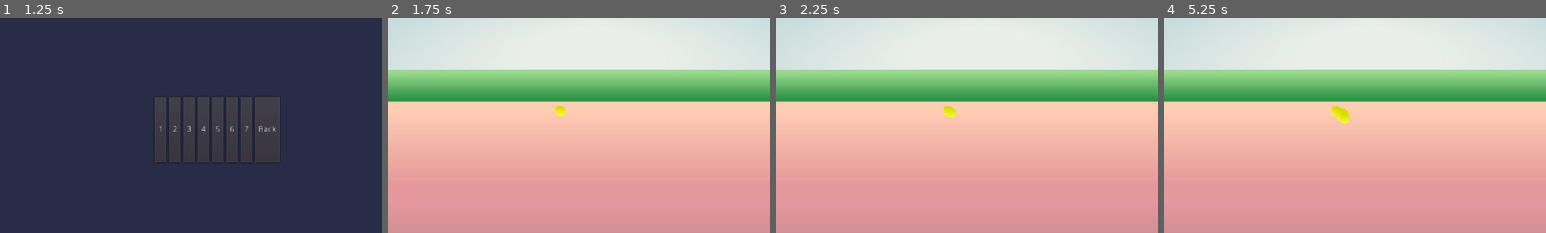
Above: before the commit, frames 1-4 (left to right).
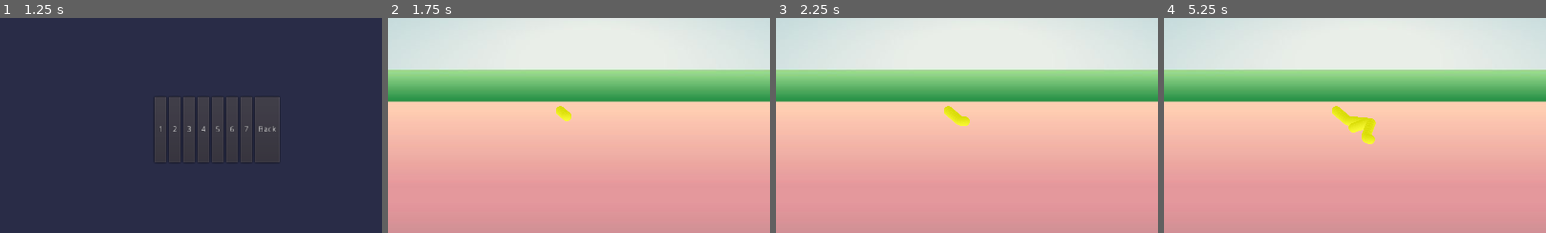
Above: after the commit, the same moments.

Repository: RootsGame/RootGame
Game: Godot game, scene res://Menu.tscn
Two runs of this game, one before a commit and one after it. Both use one fixed random seed, a clock stepped at 60 frames per second and the inputs below.
Inputs (mouse positions are % of the whole screen's width and height, from its top left):
- Up to frame 1 (1.25 s): click "Select Level" at 0.5 s
- Up to frame 2 (1.75 s): click "1" at 1.25 s
- Up to frame 3 (2.25 s): tap Enter at 2 s; move the mouse to (72, 45) at 2.02 s; press the mouse at (72, 45) at 2.03 s
- Up to frame 4 (5.25 s): tap Space at 2.75, 4.25 s; move the mouse to (30, 55) at 2.77 s; release the mouse at (30, 55) at 2.78 s; click (30, 55) at 2.85 s; tap Enter at 3.5, 5 s; move the mouse to (60, 28) at 3.52 s; press the mouse at (60, 28) at 3.53 s; move the mouse to (45, 70) at 4.27 s; release the mouse at (45, 70) at 4.28 s; click (45, 70) at 4.35 s; move the mouse to (80, 65) at 5.02 s; press the mouse at (80, 65) at 5.03 s
The pictures show only the part of the screen within x 23-73%, y 18-68%; the shares and areas given below are measured in that part.

Frame 1 is identical in both runs. In frame 2, 0.1% of the frame differs, in the area x 43-48%, y 40-48%; in frame 3, 0.2%; in frame 4, 0.7%, in the area x 43-56%, y 40-59%.

Commit message:
Add multi root growning

Diff:
--- /dev/null
+++ b/Character.gd
@@ -0,0 +1,6 @@
+extends Sprite
+
+export(bool) var isMoving = false
+
+func _ready():
+	pass
--- a/Level/navigation.gd
+++ b/Level/navigation.gd
@@ -3,17 +3,19 @@
 export(PackedScene) var root_scene = preload("res://Level/root.tscn")
 
 
-export(float) var character_speed = 10.0
+export(float) var character_speed = 40.0
 var path = []
+var characterArray = []
 var moving = false
 
 var map
 var update_time : float = 1.0/10.0
 var running_time : float = 0.0
 
+var grownDistance = 0
+var newRoot = 600
 
 onready var character = $Character
-
 
 func _ready():
 	# use call deferred to make sure the entire SceneTree Nodes are setup
@@ -29,14 +31,35 @@
 
 	if running_time >= update_time :
 		spawn_root(character.position)
+		if characterArray.size() > 0 :
+			for item in characterArray :
+				spawn_root(item.position)
 		running_time = 0.0
 
-	move_along_path(walk_distance)
+	move_along_path(walk_distance, character)
+
+	if characterArray.size() > 0 :
+		for item in characterArray :
+			get_node("EndRoute/PathFollow2D").set_offset(randi())
+			move_along_path(walk_distance, item, _update_navigation_path(item.position, get_node("EndRoute/PathFollow2D").position, true))
+
+	grownDistance += 1
+
+	if 	grownDistance >= newRoot * (characterArray.size() + 1) :
+		spawn_new_root(character.position)
+		grownDistance = 0
+
+	if !character.isMoving :
+		get_node("EndRoute/PathFollow2D").set_offset(randi())
+		_update_navigation_path(character.position, get_node("EndRoute/PathFollow2D").position)
+
+	if characterArray.size() > 0 :
+		for item in characterArray :
+			if !item.isMoving :
+				get_node("EndRoute/PathFollow2D").set_offset(randi())
+				_update_navigation_path(item.position, get_node("EndRoute/PathFollow2D").position, true)
+
 	update()
-
-	get_node("EndRoute/PathFollow2D").set_offset(randi())
-	if !moving :
-		_update_navigation_path(character.position, get_node("EndRoute/PathFollow2D").position)
 
 
 # The "click" event is a custom input action defined in
@@ -67,36 +90,63 @@
 	yield(get_tree(), "physics_frame")
 
 
-func move_along_path(distance):
+func move_along_path(distance, character, pathParameter = null):
 	var last_point = character.position
+	var actualPath = []
 
-	while path.size():
-		moving = true
-		var distance_between_points = last_point.distance_to(path[0])
+	if pathParameter != null:
+		actualPath = pathParameter
+	else :
+		actualPath = path
+
+	while actualPath.size():
+		character.isMoving = true
+		var distance_between_points = last_point.distance_to(actualPath[0])
 		# The position to move to falls between two points.
 		if distance <= distance_between_points:
-			character.position = last_point.linear_interpolate(path[0], distance / distance_between_points)
+			character.position = last_point.linear_interpolate(actualPath[0], distance / distance_between_points)
 			return
 		# The position is past the end of the segment.
 		distance -= distance_between_points
-		last_point = path[0]
-		path.remove(0)
+		last_point = actualPath[0]
+		actualPath.remove(0)
 	# The character reached the end of the path.
 	character.position = last_point
-	moving = false
+	character.isMoving = false
 
 	set_process(false)
 
 
-func _update_navigation_path(start_position, end_position):
+func _update_navigation_path(start_position, end_position, child = false):
 	# map_get_path is part of the avigation2DServer class.
 	# It returns a PoolVector2Array of points that lead you
 	# from the start_position to the end_position.
-	path = Navigation2DServer.map_get_path(map,start_position, end_position, true)
-	# The first point is always the start_position.
-	# We don't need it in this example as it corresponds to the character's position.
-	path.remove(0)
+
+	var subPath
+
+	if !child :
+		path = Navigation2DServer.map_get_path(map,start_position, end_position, true)
+		# The first point is always the start_position.
+		# We don't need it in this example as it corresponds to the character's position.
+		path.remove(0)
+	else :
+		subPath = Navigation2DServer.map_get_path(map,start_position, end_position, true)
+		# The first point is always the start_position.
+		# We don't need it in this example as it corresponds to the character's position.
+		subPath.remove(0)
+
 	set_process(true)
+
+	return subPath
+
+#func getNavigationsMaps(start_position, end_position) :
+#
+#	subPath = Navigation2DServer.map_get_path(map,start_position, end_position, true)
+#	# The first point is always the start_position.
+#	# We don't need it in this example as it corresponds to the character's position.
+#	path.remove(0)
+#
+#	return Navigation2DServer.map_get_path(map,start_position, end_position, true).remove(0)
 
 
 func _draw():
@@ -110,3 +160,12 @@
 	var instance = root_scene.instance()
 	instance.global_position = position
 	add_child(instance)
+
+
+func spawn_new_root(position):
+	var existing_sprite = get_node("Character")
+	var new_sprite = existing_sprite.duplicate()
+	new_sprite.global_position = position
+	new_sprite.isMoving = false
+	characterArray.append(new_sprite)
+	add_child(new_sprite)
--- /dev/null
+++ b/Level/root.gd
@@ -0,0 +1,3 @@
+extends Node2D
+
+export(bool) var isMoving = false
--- a/level.tscn
+++ b/level.tscn
@@ -1,8 +1,9 @@
-[gd_scene load_steps=6 format=2]
+[gd_scene load_steps=7 format=2]
 
 [ext_resource path="res://Assests/images/fondotierradegradado.jpg" type="Texture" id=1]
 [ext_resource path="res://Assests/images/yellowRoot.png" type="Texture" id=2]
 [ext_resource path="res://Level/navigation.gd" type="Script" id=3]
+[ext_resource path="res://Character.gd" type="Script" id=4]
 
 [sub_resource type="NavigationPolygon" id=1]
 vertices = PoolVector2Array( 1278, 262, 1278, 722, 0, 723, 2, 261 )
@@ -42,6 +43,7 @@
 position = Vector2( 585, 278 )
 scale = Vector2( 0.5, 0.5 )
 texture = ExtResource( 2 )
+script = ExtResource( 4 )
 
 [node name="EndRoute" type="Path2D" parent="."]
 curve = SubResource( 2 )
